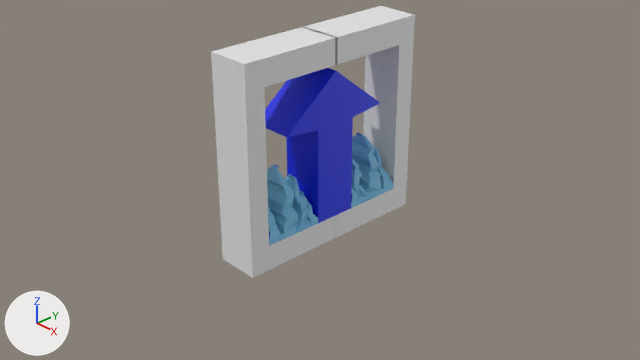
A saved change to the Blender file game_first/Assets/модельки/усиления/speed/speed.blend.
Camera for both pictures: the file's camera 'Camera'. The axes (+X, +Y, +Z) are drawn at lower left. The lights are the same throughout. The first picture is the older version.

The older version as bpy lines, for what is in view:
```python
me_cube_001 = bpy.data.meshes.new('Cube.001')
me_cube_001.from_pydata(...)  # 252 vertices, 244 faces; spans x -0.299..0.299, y -1.364..0.017, z -0.29..0.68
# faces by material slot: [20, 193, 31]
me_cube_001.materials.append(mat_material_001)  # blue #001ee7
me_cube_001.materials.append(mat_material_002)  # blue #7bc0e7
me_cube_001.materials.append(mat_material_003)  # white #e7e7e7
ob_cube = bpy.data.objects.new('Cube', me_cube_001)
ob_cube.location = (0.0, 0.0, 0.0)
ob_cube.scale = (1.0, 1.0, 2.75)
_m = ob_cube.modifiers.new('Mirror', 'MIRROR')
_m.use_axis = (False, True, False)
```
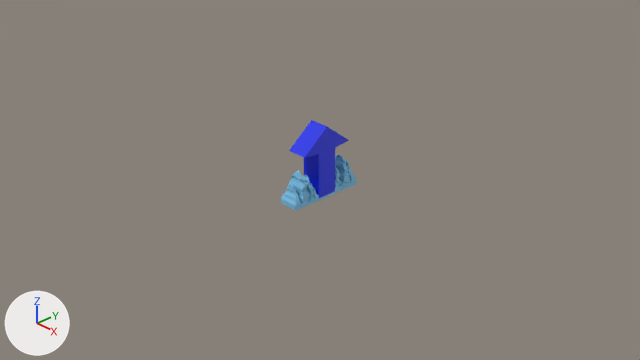
What differs and where, as boxes (x1, y1, x2, y2) in the pictures (640 x 360 px):
'Cube', reshaped, rescaled (63% narrower, 66% shorter)
    before: (211, 6, 415, 278)
    after: (281, 120, 356, 211)
part 1 of me_cube_001, cut back
    before: (211, 6, 415, 278)
    after: (281, 182, 356, 211)
part 2 of me_cube_001, recoloured
    before: (269, 132, 360, 238)
    after: (281, 154, 339, 206)

The change, as a list of edits to the scene's bpy script:
```text
Change me_cube_001:
    used by ob_cube; location = (0.0, 0.0, 0.0); scale = (1.0, 1.0, 2.75)
    remove me_cube_001.from_pydata(...)  # 252 vertices, 244 faces; spans x -0.299..0.299, y -1.364..0.017, z -0.29..0.68
    remove me_cube_001.materials.append(mat_material_003)  # white #e7e7e7
    add me_cube_001.from_pydata(...)  # 226 vertices, 217 faces; spans x -0.299..0.299, y -1.095..0.004, z -0.192..0.532
    me_cube_001 part 1
    28 vertices are removed from x -0.289..0.289, y -1.364..0.017, z -0.29..0.68
    33 faces are deleted
    2 vertices move from x -0.289..0.289, y 0.004, z -0.29 to x -0.289..0.289, y 0.004, z -0.192
    2 vertices are added at (-0.289, -1.095, -0.192), (0.289, -1.095, -0.192)
    5 new faces join them, mat_material_002 (blue #7bc0e7)
    1 new face joins them, mat_material_001 (blue #001ee7)
    me_cube_001 part 2: 2 faces spanning x -0.289..0.289, y -1.095..-0.699, z -0.144..0.133 switch from mat_material_001 (blue #001ee7) to mat_material_002 (blue #7bc0e7)
Change ob_cube:
    ob_cube.scale: (1.0, 1.0, 2.75) -> (0.486, 0.486, 1.34)
```
